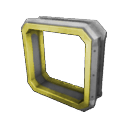
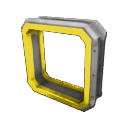
Two versions of the same layered image (128x128). Layer-by-layer changes:
painted on "kopie ConveyorFrameMedium.png" over (x1=21, y1=20, x2=94, y2=110)
